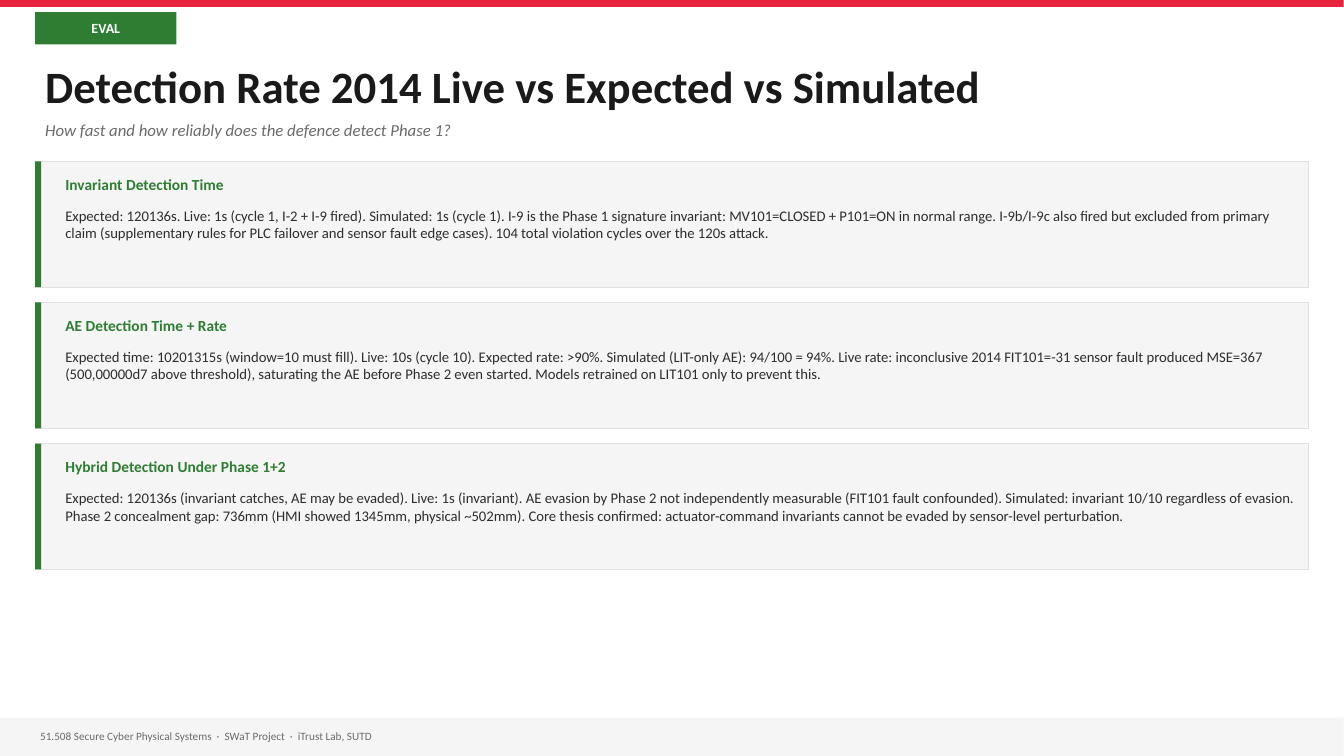
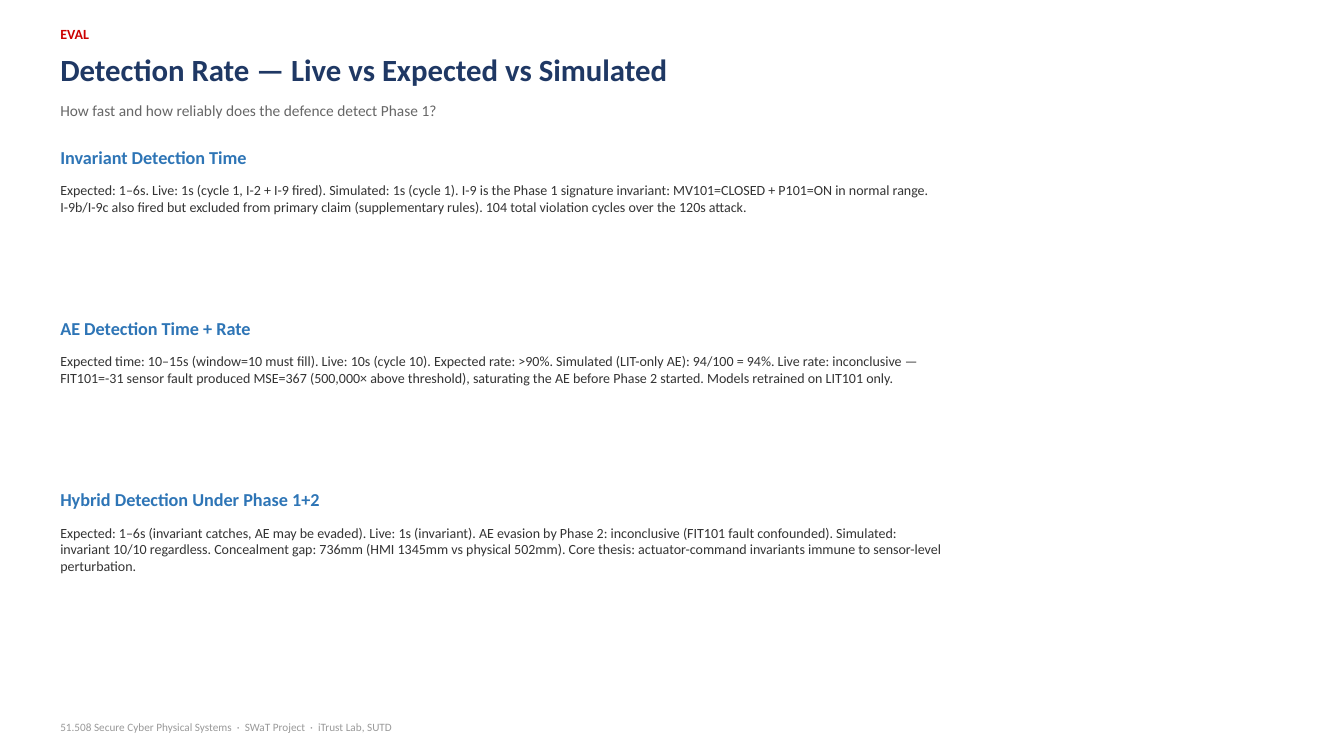
Before and after one commit to kinwee/swat-cps-project, a slide deck: slide 29 of slides/swat_sutd.pptx (slide 34 before the commit). Drawn at 1344x756 pixels with LibreOffice and Linux fonts; fonts in the diff are those of the drawing. Boxes give left, top, right and bottom in pixels: in the first picture for what was removed or moved away, otherwise in the second. Text is boxed around its words. In the diff, an @@ line names an element or a change of style, - is before the commit and + after.

Commit message:
slides: add 3 evaluation slides (DR/FPR/RT) using python-pptx
Properly created via python-pptx (not XML duplication):
- Slide 29: Detection Rate — invariant 1s, AE 10s/94%, hybrid, concealment gap
- Slide 30: False Positive Rate — AE 0%, invariant 0%, interpretation
- Slide 31: Recovery Time — fusion 3s, safe state <5s, write race finding

52 slides total (was 49)

```diff
--- a/slides/swat_sutd.pptx
+++ b/slides/swat_sutd.pptx
@@ rectangle removed at (0,0,1344,7) @@
@@ rectangle removed at (35,12,176,44) @@
@@ text "EVAL": place and size @@
-text "EVAL" at (91,24,120,33)
+text "EVAL" at (60,30,89,39)
@@ text "EVAL" at (60,30,89,39): text colour #FFFFFF to #CC0000; alignment centre to left; vertical alignment middle to top @@
@@ text "Detection Rate — Live vs ..." at (60,59,667,86): vertical alignment middle to top @@
@@ text at (60,59,667,86): text changed; size 32 to 22 pt; text colour #1A1A1A to #1F3864 @@
-Detection Rate 2014 Live vs Expected vs Simulated
+Detection Rate — Live vs Expected vs Simulated
@@ text "How fast and how reliably ...": place and size @@
-text "How fast and how reliably ..." at (45,124,451,139)
+text "How fast and how reliably ..." at (60,105,437,119)
@@ text "How fast and how reliably ..." at (60,105,437,119): size 12 to 11 pt, text colour #6B6B6B to #666666, italic off; vertical alignment middle to top @@
@@ text "Invariant Detection Time": place and size @@
-text "Invariant Detection Time" at (65,179,224,190)
+text "Invariant Detection Time" at (60,151,246,164)
@@ rectangle removed at (35,161,1309,287) @@
@@ rectangle removed at (35,161,41,287) @@
@@ text at (60,185,929,215): text changed; size 10.5 to 10 pt; text colour #2D2D2D to #333333 @@
-Expected: 120136s. Live: 1s (cycle 1, I-2 + I-9 fired). Simulated: 1s (cycle 1). I-9 is the Phase 1 signature invariant: MV101=CLOSED + P101=ON in normal range. I-9b/I-9c also fired but excluded from primary claim (supplementary rules for PLC failover and sensor fault edge cases). 104 total violation cycles over the 120s attack.
+Expected: 1–6s. Live: 1s (cycle 1, I-2 + I-9 fired). Simulated: 1s (cycle 1). I-9 is the Phase 1 signature invariant: MV101=CLOSED + P101=ON in normal range. I-9b/I-9c also fired but excluded from primary claim (supplementary rules). 104 total violation cycles over the 120s attack.
@@ rectangle removed at (35,302,1309,429) @@
@@ rectangle removed at (35,302,41,429) @@
@@ text at (60,356,901,386): text changed; size 10.5 to 10 pt; text colour #2D2D2D to #333333 @@
-Expected time: 10201315s (window=10 must fill). Live: 10s (cycle 10). Expected rate: >90%. Simulated (LIT-only AE): 94/100 = 94%. Live rate: inconclusive 2014 FIT101=-31 sensor fault produced MSE=367 (500,00000d7 above threshold), saturating the AE before Phase 2 even started. Models retrained on LIT101 only to prevent this.
+Expected time: 10–15s (window=10 must fill). Live: 10s (cycle 10). Expected rate: >90%. Simulated (LIT-only AE): 94/100 = 94%. Live rate: inconclusive — FIT101=-31 sensor fault produced MSE=367 (500,000× above threshold), saturating the AE before Phase 2 started. Models retrained on LIT101 only.
@@ rectangle removed at (35,444,1309,570) @@
@@ rectangle removed at (35,444,41,570) @@
@@ size 11 to 13 pt, text colour #2E7D32 to #2E75B6; vertical alignment middle to top in 3 elements at (60,322,250,335), (60,151,246,164), (60,493,319,509) @@
@@ text "Hybrid Detection Under Phase 1+2": place and size @@
-text "Hybrid Detection Under Phase 1+2" at (65,461,285,475)
+text "Hybrid Detection Under Phase 1+2" at (60,493,319,509)
@@ text at (60,528,941,573): text changed; size 10.5 to 10 pt; text colour #2D2D2D to #333333 @@
-Expected: 120136s (invariant catches, AE may be evaded). Live: 1s (invariant). AE evasion by Phase 2 not independently measurable (FIT101 fault confounded). Simulated: invariant 10/10 regardless of evasion. Phase 2 concealment gap: 736mm (HMI showed 1345mm, physical ~502mm). Core thesis confirmed: actuator-command invariants cannot be evaded by sensor-level perturbation.
+Expected: 1–6s (invariant catches, AE may be evaded). Live: 1s (invariant). AE evasion by Phase 2: inconclusive (FIT101 fault confounded). Simulated: invariant 10/10 regardless. Concealment gap: 736mm (HMI 1345mm vs physical 502mm). Core thesis: actuator-command invariants immune to sensor-level perturbation.
@@ rectangle removed at (0,718,1344,756) @@
@@ text "51.508 Secure Cyber Physical Systems ...": place and size @@
-text "51.508 Secure Cyber Physical Systems ..." at (40,732,372,742)
+text "51.508 Secure Cyber Physical Systems ..." at (60,723,392,733)
@@ text "51.508 Secure Cyber Physical Systems ..." at (60,723,392,733): text colour #6B6B6B to #999999; vertical alignment middle to top @@
```
Also in this commit, not shown: 3 other slides changed.
